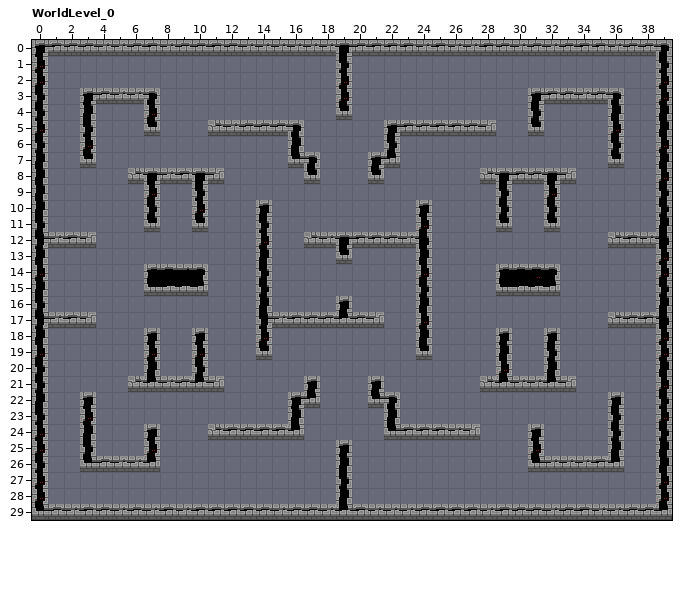
An edit to a level. LDtk project, assets/data/level1.ldtk. That is the earlier state.
Cells are 16x16 px. Shown: WorldLevel_0 x 0..39, y 0..29.
Once edited:
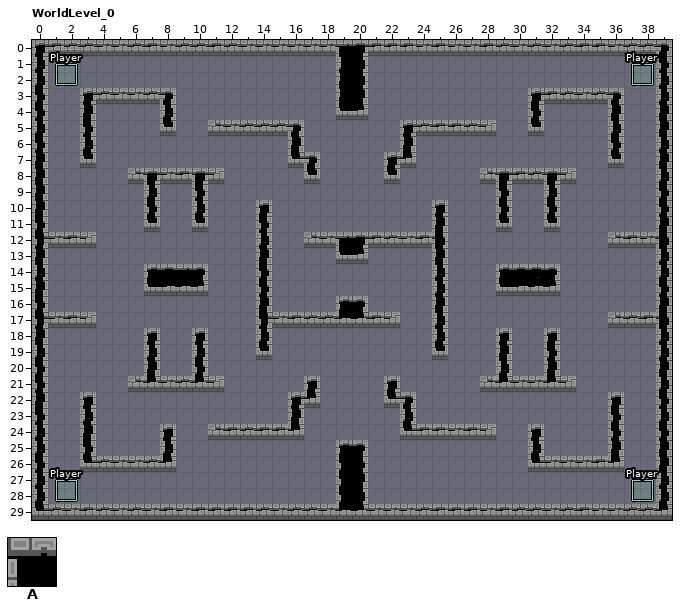
Key: from "Walls_IntGrid": A 1 "walls".
_ is an empty cell.
Objects are placed by their top-left corner, in cells (3,4 is the top-left corner of cell 3,4); size is 1x1 cell unless given.
Commit: Added player ownership of bullets.
Diff:
Layer "Walls_IntGrid":
Tile A now appears in rows 1 to 2 at x 20; in rows 3 to 4 at x 8 and 20; in row 5 at x 8; in rows 6 to 7 at x 23; in row 8 at x 22; in rows 10 to 12 at x 25.
Tile A now appears in row 13 at x 20 and 25; in rows 14 to 15 at x 25; in row 16 at x 20 and 25; in row 17 at x 22 and 25; in rows 18 to 19 at x 25; in row 21 at x 22.
Tile A now appears in rows 22 to 23 at x 23; in row 24 at x 8 and 28; in rows 25 to 26 at x 8 and 20; in rows 27 to 28 at x 20.
The edit erases tile A in row 4 at x 7; in row 5 at x 7 and 22; in row 6 at x 22; in rows 7 to 8 at x 21; in rows 10 to 11 at x 24; in rows 13 to 19 at x 24.
The edit erases tile A in rows 21 to 22 at x 21; in row 23 at x 22; in row 24 at x 7 and 22; in row 25 at x 7.
Layer "Entities" (added):
A new object: "Player" rectangle at 1.5,1.5 size 1.2x1.2.
A new object: "Player" rectangle at 37.5,27.5 size 1.2x1.2.
A new object: "Player" rectangle at 1.5,27.5 size 1.2x1.2.
A new object: "Player" rectangle at 37.5,1.5 size 1.2x1.2.
